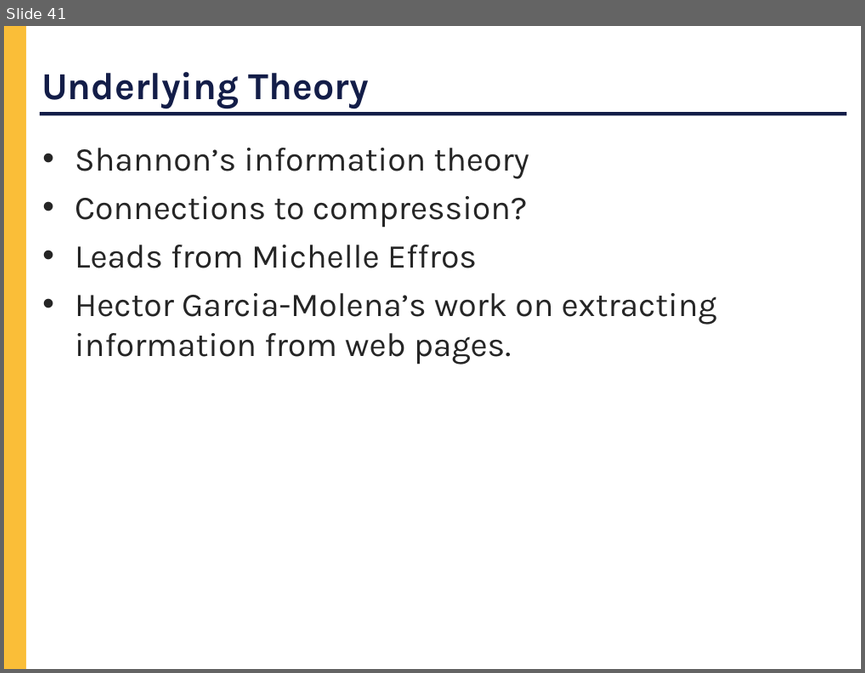
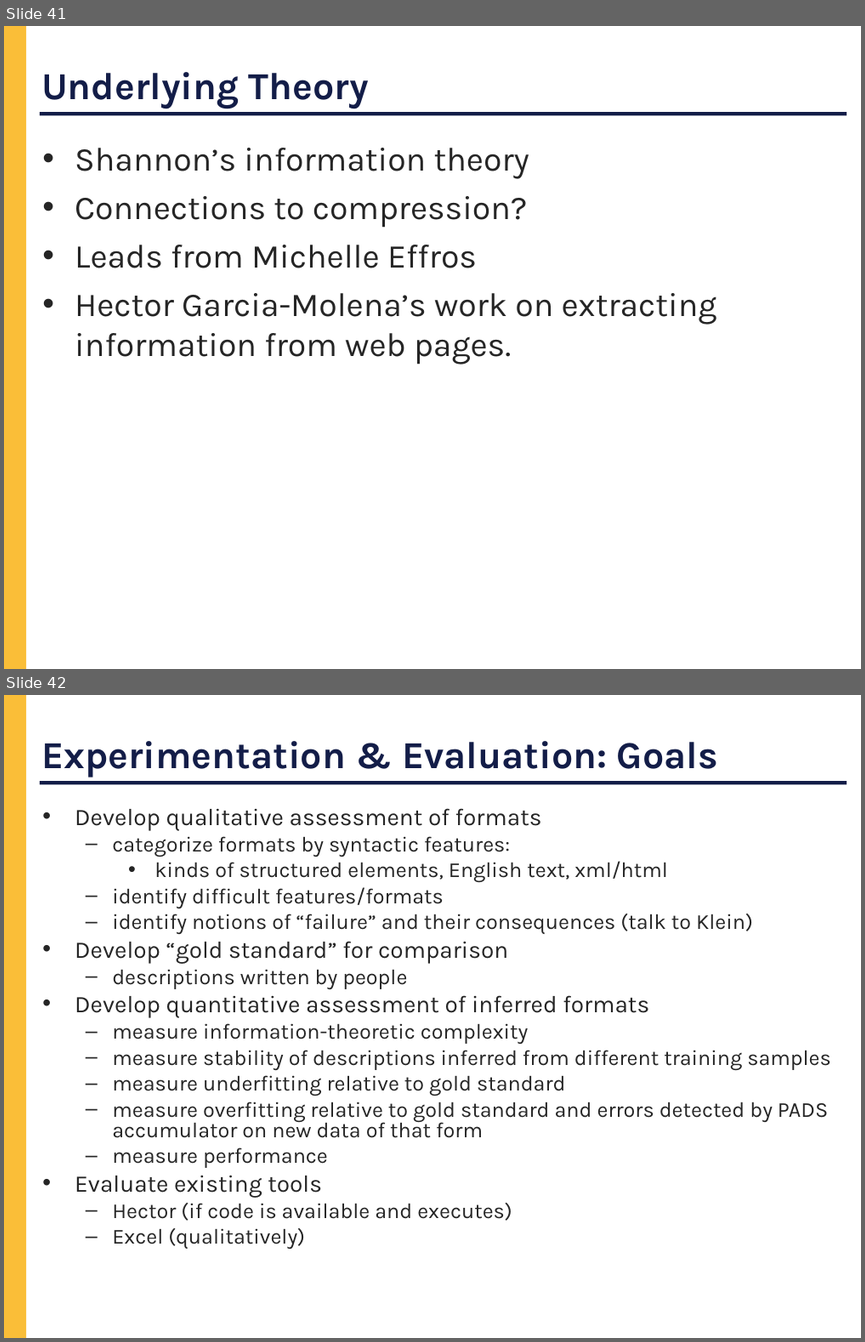
Before and after one commit to cornell-pl/forest, a slide deck: pads/Notes/DARPA/Kickoff.ppt. Shown one above the other, each under a label of ours: slide 41 before the commit, slides 41 and 42 after it. The pictures are 865x673 and 865x1342 pixels, drawn with LibreOffice and Linux fonts; fonts in the diff are those of the drawing. Boxes give left, top, right and bottom in pixels: in the first picture for what was removed or moved away, otherwise in the second. Text is boxed around its words. In the diff, an @@ line names an element or a change of style, - is before the commit and + after.

```diff
--- a/pads/Notes/DARPA/Kickoff.ppt
+++ b/pads/Notes/DARPA/Kickoff.ppt
@@ slide 42 added at [4,695,861,1338], background #FFFFFF; not listed: 2 template elements that a slide beside it also shows @@
@@ title added at [41,741,718,777], 32 pt, text #131D48, bold @@
+Experimentation & Evaluation: Goals
@@ text added at [75,808,831,1248], 18 pt, text #252525 @@
+• Develop qualitative assessment of formats
+  – categorize formats by syntactic features:
+    • kinds of structured elements, English text, xml/html
+  – identify difficult features/formats
+  – identify notions of “failure” and their consequences (talk to Klein)
+• Develop “gold standard” for comparison
+  – descriptions written by people
+• Develop quantitative assessment of inferred formats
+  – measure information-theoretic complexity
+  – measure stability of descriptions inferred from different training samples
+  – measure underfitting relative to gold standard
+  – measure overfitting relative to gold standard and errors detected by PADS accumulator on new data of that form
+  – measure performance
+• Evaluate existing tools
+  – Hector (if code is available and executes)
+  – Excel (qualitatively)
```
Also in this commit, not shown: 1 slide changed, 1 other slide added.
